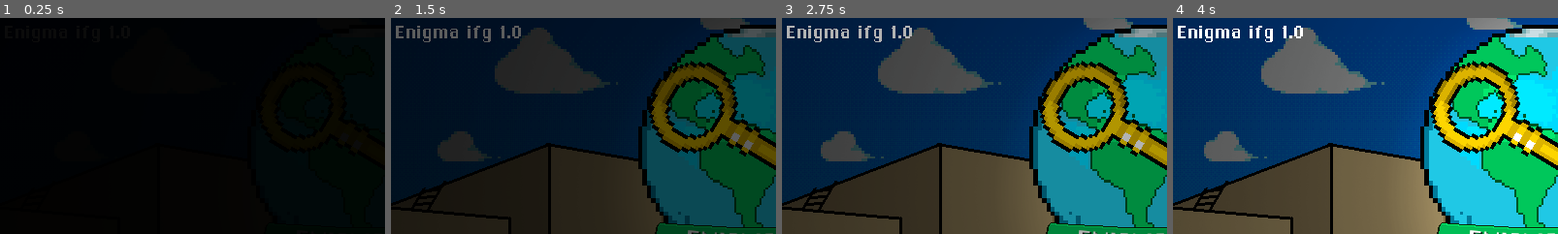
Above: before the commit, frames 1-4 (left to right).
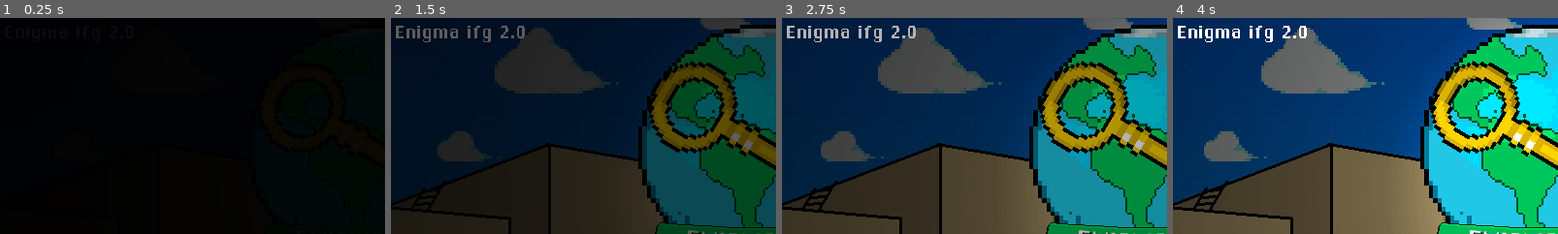
Above: after the commit, the same moments.

Repository: markco3lho/EnigmaIFG_GaloV
Game: Godot game, scene res://scanes/main.tscn
The game is run twice, just before and just after one commit, with the same random seed, the same clock (stepped at 60 frames per second) and the same inputs.
Inputs (mouse positions are % of the whole screen's width and height, from its top left):
- Up to frame 1 (0.25 s): no input
- Up to frame 2 (1.5 s): tap Enter (ui_accept) at 0.5, 0.77 s; move the mouse to (72, 45) at 0.52 s; hold Right (ui_right) 0.53-1.28 s; tap E (interagir) at 0.6, 1.35 s; move the mouse to (30, 55) at 1.27 s; hold Down (ui_down) from 1.28 s (still down)
- Up to frame 3 (2.75 s): tap Enter (ui_accept) at 1.52 s; move the mouse to (60, 28) at 2.02 s; release Down (ui_down) at 2.03 s; hold Right (ui_right) from 2.03 s (still down); tap E (interagir) at 2.1 s
- Up to frame 4 (4 s): move the mouse to (45, 70) at 2.77 s; release Right (ui_right) at 2.78 s; hold Up (ui_up) 2.78-3.53 s; tap E (interagir) at 2.85, 3.6 s; tap Enter (ui_accept) at 3.02, 3.77 s; move the mouse to (80, 65) at 3.52 s; hold Left (ui_left) from 3.53 s (still down)
The pictures show only the part of the screen within x 0-50%, y 0-50%; the shares and areas given below are measured in that part.

The runs differ from the first frame. In frame 2, 0.2% of the frame differs, in the area x 28-35%, y 3-10%; in frame 3, 0.2%; in frame 4, 0.2%.

Commit message:
Finalização do Jogo

Diff:
--- a/scanes/arbusto.tscn
+++ b/scanes/arbusto.tscn
@@ -44,11 +44,11 @@
 shape = SubResource( 2 )
 
 [node name="shape2" type="CollisionShape2D" parent="TileMap/body"]
-position = Vector2( 30.411, 146.465 )
+position = Vector2( 26.1684, 145.935 )
 shape = SubResource( 3 )
 
 [node name="shape3" type="CollisionShape2D" parent="TileMap/body"]
-position = Vector2( 64.4124, 372.266 )
+position = Vector2( 58.0484, 372.62 )
 shape = SubResource( 4 )
 
 [node name="CollisionShape2D" type="CollisionShape2D" parent="TileMap/body"]
--- /dev/null
+++ b/scanes/carta.tscn
@@ -0,0 +1,17 @@
+[gd_scene load_steps=3 format=2]
+
+[ext_resource path="res://sprites/Carta.png" type="Texture" id=1]
+
+[sub_resource type="RectangleShape2D" id=1]
+extents = Vector2( 10, 9.25282 )
+
+[node name="node" type="Node"]
+
+[node name="area2d" type="Area2D" parent="."]
+
+[node name="Sprite" type="Sprite" parent="area2d"]
+texture = ExtResource( 1 )
+
+[node name="CollisionShape2D" type="CollisionShape2D" parent="area2d"]
+position = Vector2( -1.50169, 0.33371 )
+shape = SubResource( 1 )
--- a/scanes/cenario.tscn
+++ b/scanes/cenario.tscn
@@ -33,7 +33,7 @@
 [node name="paredes" type="Node" parent="."]
 
 [node name="parede invisível" type="StaticBody2D" parent="paredes"]
-position = Vector2( -706.688, 452.925 )
+position = Vector2( -679.6, 448.515 )
 __meta__ = {
 "_edit_group_": true
 }
--- a/scanes/creditos.tscn
+++ b/scanes/creditos.tscn
@@ -293,8 +293,10 @@
 
 
 A vida não é boa nem má
-Ela apenas é, e independente do que seja
-estamos vivos e só nos resta viver. MarcosCS 2021
+Ela apenas é
+e independente do que seja
+estamos vivos e só nos resta viver.
+MarcosCS 2021
 
 
 
--- a/scanes/game.tscn
+++ b/scanes/game.tscn
@@ -20,6 +20,11 @@
 [ext_resource path="res://sprites/cenarios/lixeira lado.png" type="Texture" id=18]
 [ext_resource path="res://scanes/rodolfo.tscn" type="PackedScene" id=19]
 [ext_resource path="res://scanes/arbusto.tscn" type="PackedScene" id=20]
+[ext_resource path="res://sprites/cenarios/grama.png" type="Texture" id=21]
+[ext_resource path="res://sprites/cenarios/grama1.png" type="Texture" id=22]
+[ext_resource path="res://sprites/Bonecos/arquivo escondido na firma.png" type="Texture" id=23]
+[ext_resource path="res://sprites/Carta.png" type="Texture" id=24]
+[ext_resource path="res://scripits/carta.gd" type="Script" id=25]
 
 [sub_resource type="RectangleShape2D" id=1]
 extents = Vector2( 118.983, 10 )
@@ -55,12 +60,27 @@
 [sub_resource type="RectangleShape2D" id=7]
 extents = Vector2( 938.097, 5.54132 )
 
+[sub_resource type="RectangleShape2D" id=8]
+extents = Vector2( 10, 12.2541 )
+
+[sub_resource type="DynamicFontData" id=9]
+font_path = "res://fonts/ChiKareGo2.ttf"
+
+[sub_resource type="DynamicFont" id=10]
+outline_color = Color( 0, 0, 0, 1 )
+font_data = SubResource( 9 )
+
 [node name="game" type="Node2D"]
 
 [node name="node" type="Node" parent="."]
 
 [node name="cenario" parent="node" instance=ExtResource( 1 )]
-position = Vector2( -14.1884, 14.7958 )
+position = Vector2( -16.1907, 15.4632 )
+
+[node name="grama" type="Sprite" parent="node/cenario"]
+position = Vector2( -401.517, 935.889 )
+rotation = 3.14159
+texture = ExtResource( 21 )
 
 [node name="ysort" type="YSort" parent="node"]
 
@@ -131,7 +151,7 @@
 position = Vector2( -1.78479, 15.3464 )
 
 [node name="shape" type="CollisionShape2D" parent="node/ysort/pt 2 subida/baixo"]
-position = Vector2( 1.40335, 12.8401 )
+position = Vector2( -6.59665, 8.3401 )
 shape = SubResource( 3 )
 
 [node name="lado" type="StaticBody2D" parent="node/ysort/pt 2 subida"]
@@ -156,7 +176,12 @@
 position = Vector2( -595.663, 499.466 )
 
 [node name="player" parent="node/ysort" instance=ExtResource( 2 )]
-position = Vector2( 448.136, 93.3598 )
+position = Vector2( -314.149, 485.514 )
+
+[node name="arquivo escondido na firma" type="Sprite" parent="node/ysort"]
+position = Vector2( 1234.55, 452.213 )
+scale = Vector2( 1.81028, 1.81028 )
+texture = ExtResource( 23 )
 
 [node name="bandeiras2" type="TileMap" parent="node"]
 tile_set = SubResource( 6 )
@@ -174,6 +199,54 @@
 [node name="resfirma" parent="." instance=ExtResource( 11 )]
 position = Vector2( 1469.22, 43.9445 )
 
+[node name="grama" type="Sprite" parent="resfirma"]
+position = Vector2( 335.68, 142.025 )
+scale = Vector2( 0.839573, 0.839573 )
+texture = ExtResource( 21 )
+
+[node name="grama2" type="Sprite" parent="resfirma/grama"]
+position = Vector2( 128.954, 191.128 )
+scale = Vector2( 1.19108, 1.19108 )
+texture = ExtResource( 21 )
+
+[node name="grama3" type="Sprite" parent="resfirma/grama"]
+position = Vector2( -1817.5, 966.902 )
+rotation = -3.14159
+scale = Vector2( 1.28043, 1.25782 )
+texture = ExtResource( 21 )
+
+[node name="grama4" type="Sprite" parent="resfirma/grama"]
+position = Vector2( -1013.73, 941.945 )
+rotation = -3.14159
+scale = Vector2( 1.19108, 1.19108 )
+texture = ExtResource( 21 )
+
+[node name="grama1" type="Sprite" parent="resfirma/grama"]
+position = Vector2( -342.748, -330.034 )
+scale = Vector2( 1.27889, 1.41935 )
+texture = ExtResource( 22 )
+
+[node name="grama1" type="Sprite" parent="resfirma/grama/grama1"]
+position = Vector2( -1656.76, 10.3784 )
+texture = ExtResource( 22 )
+
+[node name="grama5" type="Sprite" parent="resfirma/grama"]
+position = Vector2( -218.994, 944.147 )
+rotation = -3.14159
+scale = Vector2( 1.19108, 1.19108 )
+texture = ExtResource( 21 )
+
+[node name="grama6" type="Sprite" parent="resfirma/grama"]
+position = Vector2( -3081.66, -0.828918 )
+rotation = 1.5708
+scale = Vector2( 1.19108, 1.19108 )
+texture = ExtResource( 22 )
+
+[node name="grama" type="Sprite" parent="resfirma/grama"]
+position = Vector2( -90.8109, -682.878 )
+scale = Vector2( 1.40626, 1.40626 )
+texture = ExtResource( 21 )
+
 [node name="arbusto" parent="." instance=ExtResource( 20 )]
 position = Vector2( 1464.85, -8.49487 )
 scale = Vector2( 1.5, 1.5 )
@@ -182,3 +255,43 @@
 stream = ExtResource( 13 )
 volume_db = -9.087
 autoplay = true
+
+[node name="carta" type="Area2D" parent="."]
+position = Vector2( -240.735, 500.543 )
+script = ExtResource( 25 )
+
+[node name="sprite" type="Sprite" parent="carta"]
+texture = ExtResource( 24 )
+
+[node name="shape" type="CollisionShape2D" parent="carta"]
+position = Vector2( -1.18921, 1.04056 )
+shape = SubResource( 8 )
+
+[node name="inte1" type="Label" parent="carta"]
+visible = false
+margin_left = 11.75
+margin_top = -7.0
+margin_right = 94.75
+margin_bottom = 8.0
+custom_fonts/font = SubResource( 10 )
+custom_colors/font_color = Color( 0, 0, 0, 1 )
+text = "Interagir (e)"
+__meta__ = {
+"_edit_use_anchors_": false
+}
+
+[node name="inte2" type="Label" parent="carta"]
+visible = false
+margin_left = 12.5
+margin_top = -6.75
+margin_right = 95.5
+margin_bottom = 8.25
+custom_fonts/font = SubResource( 10 )
+custom_colors/font_color = Color( 1, 1, 1, 1 )
+text = "Interagir (e)"
+__meta__ = {
+"_edit_use_anchors_": false
+}
+
+[connection signal="body_entered" from="carta" to="carta" method="_on_carta_body_entered"]
+[connection signal="body_exited" from="carta" to="carta" method="_on_carta_body_exited"]
--- a/scanes/main.tscn
+++ b/scanes/main.tscn
@@ -305,14 +305,14 @@
 
 [node name="perifericos" type="Node" parent="."]
 
-[node name="Label" type="Label" parent="perifericos"]
+[node name="versão" type="Label" parent="perifericos"]
 margin_left = 4.99011
 margin_top = 3.74802
 margin_right = 192.99
 margin_bottom = 33.748
 rect_scale = Vector2( 0.7, 0.7 )
 custom_fonts/font = SubResource( 4 )
-text = "Enigma ifg 1.0"
+text = "Enigma ifg 2.0"
 __meta__ = {
 "_edit_use_anchors_": false
 }
--- /dev/null
+++ b/scripits/carta.gd
@@ -0,0 +1,26 @@
+extends Area2D
+
+var can_interact = false
+const DIALOG = preload ("res://scanes/scanes dialog box/carta_info.tscn")
+
+func _on_carta_body_entered(body):
+	if body.name == "player":
+		$inte1.visible = true
+		$inte2.visible = true
+		can_interact = true
+	pass
+
+func _on_carta_body_exited(body):
+	if body.name == "player":
+		$inte1.visible = false
+		$inte2.visible = false
+		can_interact = false
+	pass
+
+func _input(event):
+	if Input.is_action_just_pressed("interagir") and can_interact == true:
+		$inte1.visible = false
+		$inte2.visible = false
+		var dialog = DIALOG.instance()
+		get_parent().add_child(dialog)
+pass
Not shown: 1 places in scanes/game.tscn that only renumber resources
Not shown: 1 places in scanes/main.tscn that only renumber resources
Not shown: 1 places in scanes/scanes barracas/barraca - economia.tscn that only renumber resources
Binary file added: sprites/Bonecos/arquivo escondido na firma.png
Not shown, added: sprites/Bonecos/arquivo escondido na firma.png.import
Binary file added: sprites/Bonecos/fIRMA 01.aseprite
Binary file added: sprites/cenarios/grama.png
Not shown, added: sprites/cenarios/grama.png.import
Binary file added: sprites/cenarios/grama1.png
Not shown, added: sprites/cenarios/grama1.png.import
Not shown, removed: creditos/IFG.webm
